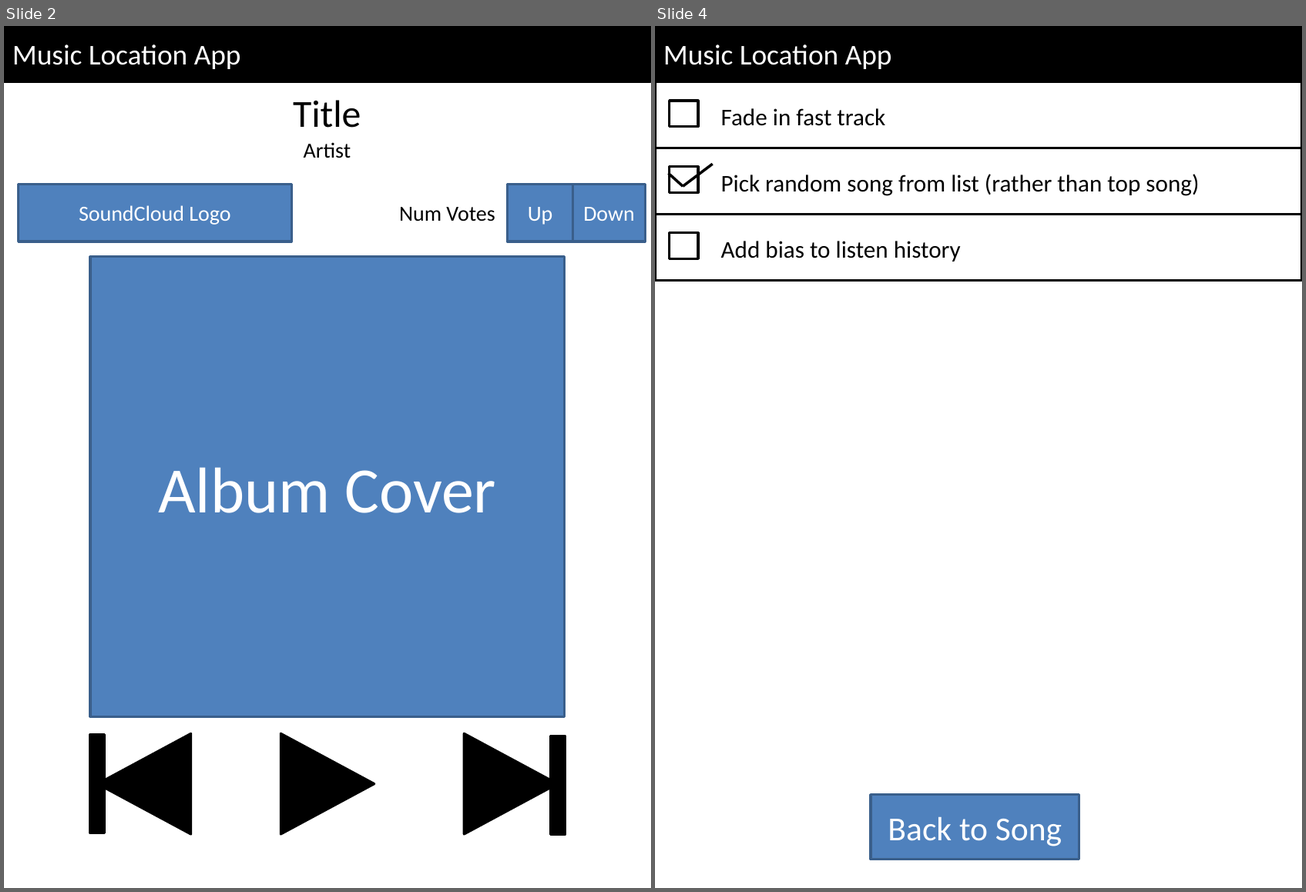
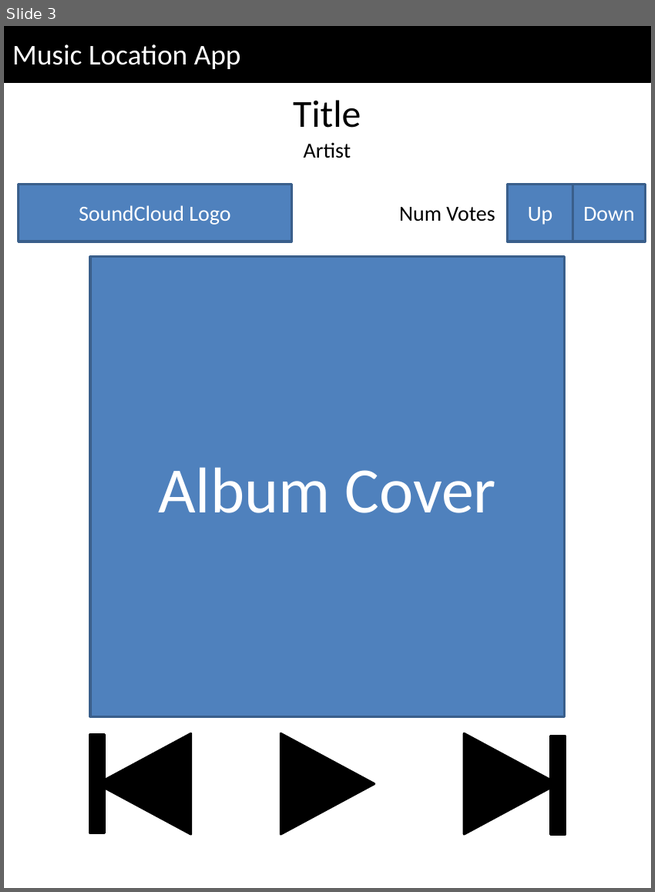
Before and after one commit to Ra1nWarden/CS4720_Mobile_Apps, a slide deck: Wireframe2.pptx. Shown side by side, each under a label of ours: slides 2 and 4 before the commit, slide 3 after it; the slides between them are not shown. The pictures are 1306x892 and 655x892 pixels, drawn with LibreOffice and Linux fonts; fonts in the diff are those of the drawing. Boxes give left, top, right and bottom in pixels: in the first picture for what was removed or moved away, otherwise in the second. Text is boxed around its words. In the diff, an @@ line names an element or a change of style, - is before the commit and + after.

```diff
--- a/Wireframe2.pptx
+++ b/Wireframe2.pptx
@@ slide 4 removed at <box>655,26,1302,888</box>, background #FFFFFF @@
@@ rectangle removed at <box>655,26,1302,82</box> @@
-Music Location App
@@ rectangle removed at <box>655,82,1302,148</box> @@
@@ rectangle removed at <box>670,101,698,127</box> @@
@@ text removed at <box>721,108,885,126</box> @@
-Fade in fast track
@@ rectangle removed at <box>655,148,1302,215</box> @@
@@ line removed from (713, 164) to (683, 186) @@
@@ line removed from (683, 186) to (669, 174) @@
@@ rectangle removed at <box>670,167,698,192</box> @@
@@ text removed at <box>721,174,1199,196</box> @@
-Pick random song from list (rather than top song)
@@ rectangle removed at <box>655,214,1302,280</box> @@
@@ rectangle removed at <box>670,233,698,259</box> @@
@@ text removed at <box>721,241,961,262</box> @@
-Add bias to listen history
@@ rectangle removed at <box>871,795,1079,860</box> @@
-Back to Song
@@ what was slide 2 is now slide 3 @@
```
Also in this commit, not shown: 2 slides changed, 1 slide added, 8 other files.
